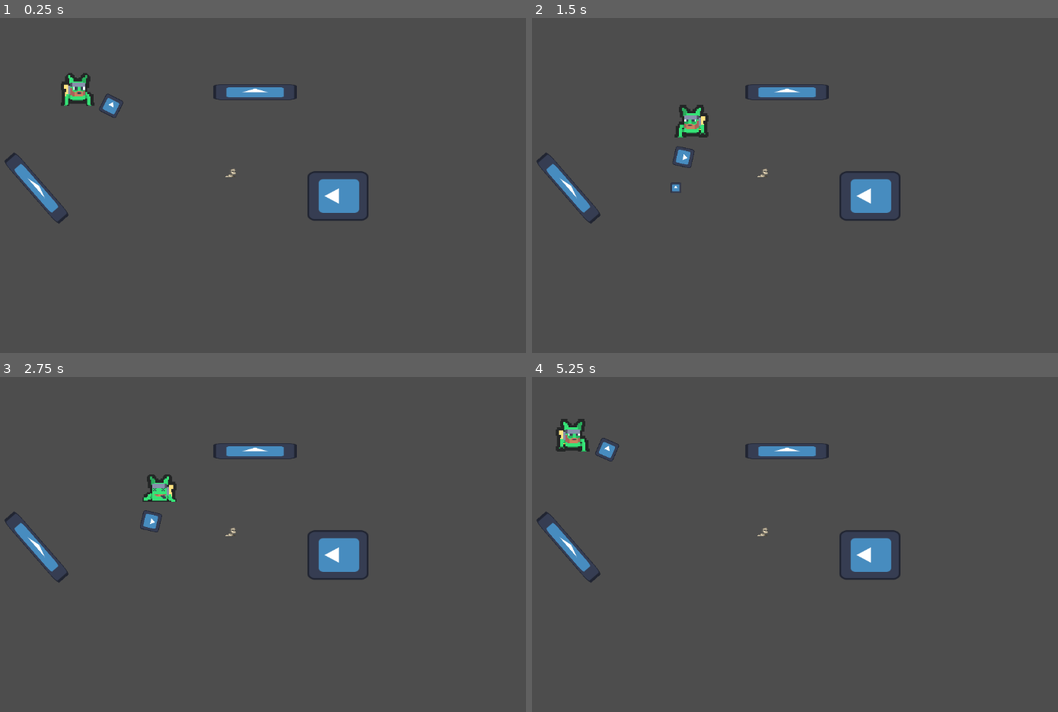
Above: before the commit, frames 1-4 (two rows, left to right).
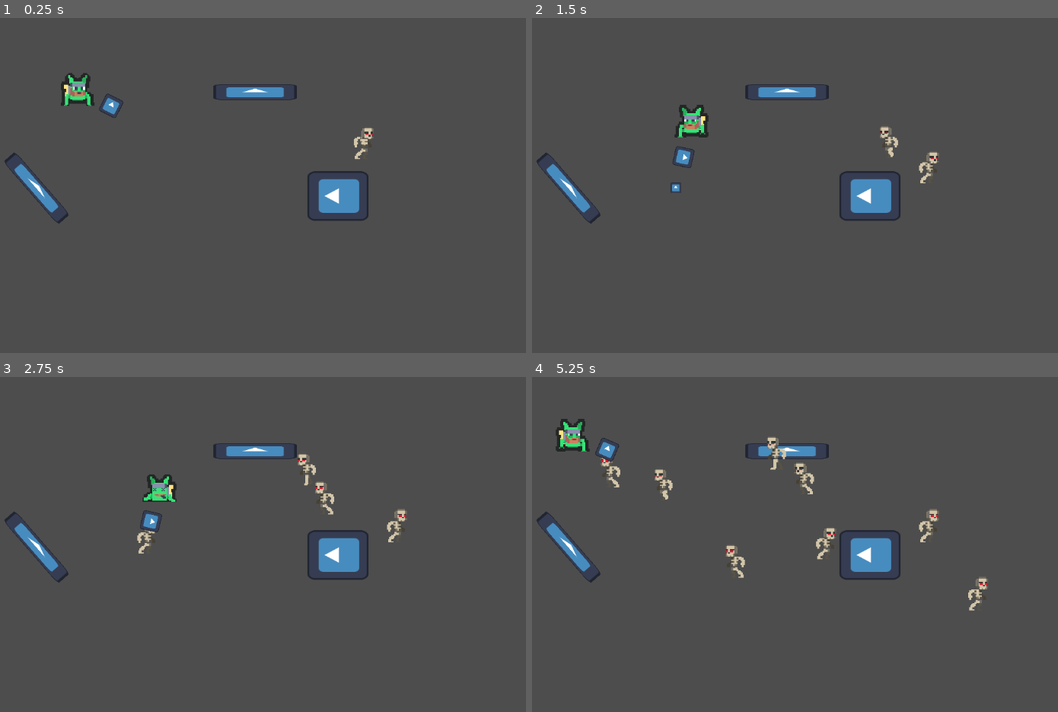
Above: after the commit, the same moments.

Repository: naixsu/CROCPNG
Game: Godot game, scene res://Scenes/Testing/NaixTestScenes/NaixTestScene.tscn
The game is run twice, just before and just after one commit, with the same random seed, the same clock (stepped at 60 frames per second) and the same inputs. The engine's default icon, where the game draws it, is replaced by a stand-in: a white triangle on a blue panel in a dark square.
Inputs (mouse positions are in pixels of both pictures, inside the frame that each line leads up to):
- Up to frame 1 (0.25 s): no input
- Up to frame 2 (1.5 s): tap Enter (ui_accept) at 0.5, 0.77 s; move the mouse to (926, 165) at 0.52 s; hold D (Right) 0.53-1.28 s; right-click (926, 165) at 0.6 s; move the mouse to (674, 198) at 1.27 s; hold S (Down) from 1.28 s (still down); click (674, 198) at 1.35 s
- Up to frame 3 (2.75 s): tap Enter (ui_accept) at 1.52 s; right-click (142, 557) at 1.55 s; move the mouse to (326, 467) at 2.02 s; release S (Down) at 2.03 s; hold D (Right) from 2.03 s (still down); right-click (326, 467) at 2.1 s
- Up to frame 4 (5.25 s): move the mouse to (763, 611) at 2.77 s; release D (Right) at 2.78 s; hold W (Up) 2.78-3.53 s; right-click (763, 611) at 2.85 s; tap Enter (ui_accept) at 3.02, 3.77, 4.52 s; move the mouse to (979, 594) at 3.52 s; press the mouse at (979, 594) at 3.53 s; hold A (Left) 3.53-5.03 s; right-click (979, 594) at 3.8 s; move the mouse to (610, 490) at 4.27 s; release the mouse at (610, 490) at 4.28 s; right-click (610, 490) at 4.35 s; move the mouse to (826, 541) at 5.02 s; hold S (Down) from 5.03 s (still down); right-click (826, 541) at 5.1 s

The runs differ from the first frame. In frame 1, 0.2% of the frame differs, in the area x 42-72%, y 32-48%; in frame 2, 0.3%; in frame 3, 0.6%; in frame 4, 1.2%, in the area x 13-87%, y 17-70%.

Commit message:
Enemy AI
Added very simple AI
Enemy states: IDLE, ENGAGE, DEAD

Diff:
--- a/Scenes/Bullet/Bullet.tscn
+++ b/Scenes/Bullet/Bullet.tscn
@@ -16,5 +16,4 @@
 scale = Vector2(0.15625, 0.15625)
 texture = ExtResource("1_4vjpw")
 
-[connection signal="area_entered" from="." to="." method="_on_area_entered"]
 [connection signal="body_entered" from="." to="." method="_on_body_entered"]
--- a/Scenes/Enemies/EnemyA/EnemyA.tscn
+++ b/Scenes/Enemies/EnemyA/EnemyA.tscn
@@ -1,12 +1,10 @@
-[gd_scene load_steps=26 format=3 uid="uid://bvfw8vhc4i3ac"]
+[gd_scene load_steps=28 format=3 uid="uid://bvfw8vhc4i3ac"]
 
 [ext_resource type="Texture2D" uid="uid://dhjqul1exjhlp" path="res://Assets/Sprites/EnemyA/EnemyAIdle.png" id="1_2t4uv"]
 [ext_resource type="Texture2D" uid="uid://b47o86gd8adkm" path="res://Assets/Sprites/EnemyA/EnemyADeath.png" id="1_gjskw"]
 [ext_resource type="Script" path="res://Scripts/Enemies/EnemyA/EnemyA.gd" id="1_jn4pi"]
 [ext_resource type="Texture2D" uid="uid://hy4tj0tsffi4" path="res://Assets/Sprites/EnemyA/EnemyARun.png" id="3_26v0d"]
-
-[sub_resource type="RectangleShape2D" id="RectangleShape2D_wtbqo"]
-size = Vector2(20, 33)
+[ext_resource type="Script" path="res://Scripts/Enemies/EnemyA/AI.gd" id="5_5kow7"]
 
 [sub_resource type="AtlasTexture" id="AtlasTexture_10pra"]
 atlas = ExtResource("1_gjskw")
@@ -159,16 +157,34 @@
 "speed": 6.0
 }]
 
-[node name="EnemyA" type="CharacterBody2D"]
+[sub_resource type="RectangleShape2D" id="RectangleShape2D_wtbqo"]
+size = Vector2(38, 62)
+
+[sub_resource type="CircleShape2D" id="CircleShape2D_dctnj"]
+radius = 373.374
+
+[node name="EnemyA" type="CharacterBody2D" groups=["Enemy"]]
 script = ExtResource("1_jn4pi")
-
-[node name="CollisionShape2D" type="CollisionShape2D" parent="."]
-position = Vector2(0, 0.5)
-shape = SubResource("RectangleShape2D_wtbqo")
 
 [node name="AnimatedSprite2D" type="AnimatedSprite2D" parent="."]
 texture_filter = 1
+scale = Vector2(2, 2)
 sprite_frames = SubResource("SpriteFrames_yg01f")
-animation = &"death"
-frame = 10
-frame_progress = 1.0
+animation = &"idle"
+frame_progress = 0.854979
+
+[node name="CollisionShape2D" type="CollisionShape2D" parent="."]
+position = Vector2(1, 2)
+shape = SubResource("RectangleShape2D_wtbqo")
+
+[node name="AI" type="Node2D" parent="."]
+script = ExtResource("5_5kow7")
+
+[node name="DetectionZone" type="Area2D" parent="AI"]
+
+[node name="CollisionShape2D" type="CollisionShape2D" parent="AI/DetectionZone"]
+shape = SubResource("CircleShape2D_dctnj")
+
+[connection signal="animation_finished" from="AnimatedSprite2D" to="." method="_on_animated_sprite_2d_animation_finished"]
+[connection signal="body_entered" from="AI/DetectionZone" to="AI" method="_on_detection_zone_body_entered"]
+[connection signal="body_exited" from="AI/DetectionZone" to="AI" method="_on_detection_zone_body_exited"]
--- a/Scenes/Player/Player.tscn
+++ b/Scenes/Player/Player.tscn
@@ -1,9 +1,10 @@
-[gd_scene load_steps=24 format=3 uid="uid://bgucyml2yx36p"]
+[gd_scene load_steps=25 format=3 uid="uid://bgucyml2yx36p"]
 
 [ext_resource type="Texture2D" uid="uid://gxnhy48xdgac" path="res://icon.svg" id="1_57ol8"]
 [ext_resource type="Script" path="res://Scripts/Player/Player.gd" id="1_xmmu7"]
 [ext_resource type="PackedScene" uid="uid://cmksfq3oqnge3" path="res://Scenes/Bullet/Bullet.tscn" id="2_m4sy4"]
 [ext_resource type="Texture2D" uid="uid://7trsw0omcww3" path="res://Assets/Sprites/Player/PlayerDeath.png" id="2_wignm"]
+[ext_resource type="PackedScene" uid="uid://bvfw8vhc4i3ac" path="res://Scenes/Enemies/EnemyA/EnemyA.tscn" id="3_il21h"]
 [ext_resource type="Texture2D" uid="uid://dxjulnx8uck65" path="res://Assets/Sprites/Player/PlayerIdle.png" id="3_qjmfi"]
 [ext_resource type="Texture2D" uid="uid://clug3m78gurbu" path="res://Assets/Sprites/Player/PlayerRun.png" id="4_xxbxq"]
 
@@ -133,9 +134,10 @@
 [sub_resource type="RectangleShape2D" id="RectangleShape2D_yqhsm"]
 size = Vector2(64, 58)
 
-[node name="Player" type="CharacterBody2D"]
+[node name="Player" type="CharacterBody2D" groups=["Player"]]
 script = ExtResource("1_xmmu7")
 Bullet = ExtResource("2_m4sy4")
+Enemy = ExtResource("3_il21h")
 
 [node name="AnimatedSprite2D" type="AnimatedSprite2D" parent="."]
 texture_filter = 1
--- a/Scenes/Testing/NaixTestScenes/NaixTestScene.tscn
+++ b/Scenes/Testing/NaixTestScenes/NaixTestScene.tscn
@@ -28,4 +28,4 @@
 script = ExtResource("4_v2twn")
 
 [node name="EnemyA" parent="." instance=ExtResource("5_ea47m")]
-position = Vector2(519, 297)
+position = Vector2(766, 246)
--- /dev/null
+++ b/Scripts/Enemies/EnemyA/AI.gd
@@ -0,0 +1,62 @@
+extends Node2D
+
+signal state_changed(new_state)
+
+enum State {
+	IDLE,
+	ENGAGE,
+	DEAD
+}
+
+@onready var detection_zone = $DetectionZone
+
+
+var current_state = State.IDLE : set = set_state
+var player: Player = null
+var parent: Enemy = null
+
+
+func _process(delta):
+	if parent.health <= 0:
+		set_state(State.DEAD)
+
+	match current_state:
+		State.IDLE:
+			parent.idle()
+		State.ENGAGE:
+			if player != null:
+				parent.flip_sprite(player)
+				var threshold_distance = 100
+				if parent.global_position.distance_to(player.global_position)\
+					> threshold_distance:
+					parent.go_towards(player)
+				else:
+					parent.idle()
+			else:
+				print("No player found")
+		State.DEAD:
+			parent.handle_death()
+
+
+func initialize(parent):
+	self.parent = parent
+
+func set_state(new_state):
+	if new_state == current_state:
+		return
+
+	current_state = new_state
+	emit_signal("state_changed", current_state)
+
+
+func _on_detection_zone_body_entered(body):
+	if body.is_in_group("Player") and current_state != State.DEAD:
+		set_state(State.ENGAGE)
+		player = body
+
+
+
+func _on_detection_zone_body_exited(body):
+	if body.is_in_group("Player") and current_state != State.DEAD:
+		set_state(State.IDLE)
+		player = null
--- a/Scripts/Enemies/EnemyA/EnemyA.gd
+++ b/Scripts/Enemies/EnemyA/EnemyA.gd
@@ -1,7 +1,51 @@
 extends CharacterBody2D
 
+class_name Enemy
+###
+# Grouped to: Enemy
+###
 
-const SPEED = 300.0
+
+@onready var anim = $AnimatedSprite2D
+@onready var ai = $AI
+
+@export var health = 100
+@export var speed = 50
+
+func _ready():
+	anim.play("idle")
+	ai.initialize(self)
+	ai.connect("state_changed", on_state_changed)
 
 func _physics_process(delta):
-	move_and_slide()
+	pass
+
+func _on_animated_sprite_2d_animation_finished():
+	queue_free()
+
+
+func handle_hit():
+	health -= 20
+	print("Enemy hit", health)
+
+func handle_death():
+	anim.play("death")
+
+func flip_sprite(player):
+	if player.global_position.x < global_position.x:
+		anim.flip_h = true
+	elif player.global_position.x > global_position.x:
+		anim.flip_h = false
+
+func go_towards(player):
+	anim.play("run")
+	var direction = (player.global_position - global_position).normalized()
+	var new_position = global_position + direction * speed * get_process_delta_time()
+	global_position = new_position
+
+
+func idle():
+	anim.play("idle")
+
+func on_state_changed(new_state):
+	print("ENEMY ", new_state)
--- a/Scripts/Player/Player.gd
+++ b/Scripts/Player/Player.gd
@@ -1,11 +1,15 @@
 extends CharacterBody2D
 
 class_name Player
+###
+# Grouped to: Player
+###
 
 # Export vars here
 @export var speed = 300
 @export var health = 100
 @export var Bullet : PackedScene
+@export var Enemy : PackedScene
 
 # Onready vars here
 @onready var anim = $AnimatedSprite2D
@@ -32,6 +36,12 @@
 	if Input.is_action_just_pressed("ui_accept"):
 		dead = not dead
 		anim.play("death")
+
+	if Input.is_action_just_pressed("Spawn"):
+		var e = Enemy.instantiate()
+		e.global_position = get_global_mouse_position()
+		get_tree().root.add_child(e)
+		print("Spawned Enemy")
 
 	if not dead:
 		update_gun_rotation()
--- a/project.godot
+++ b/project.godot
@@ -42,6 +42,11 @@
 "events": [Object(InputEventMouseButton,"resource_local_to_scene":false,"resource_name":"","device":-1,"window_id":0,"a …(257 unchanged characters)…
 ]
 }
+Spawn={
+"deadzone": 0.5,
+"events": [Object(InputEventMouseButton,"resource_local_to_scene":false,"resource_name":"","device":-1,"window_id":0,"alt_pressed":false,"shift_pressed":false,"ctrl_pressed":false,"meta_pressed":false,"button_mask":2,"position":Vector2(146, 12),"global_position":Vector2(150, 55),"factor":1.0,"button_index":2,"canceled":false,"pressed":true,"double_click":false,"script":null)
+]
+}
 
 [rendering]
 
